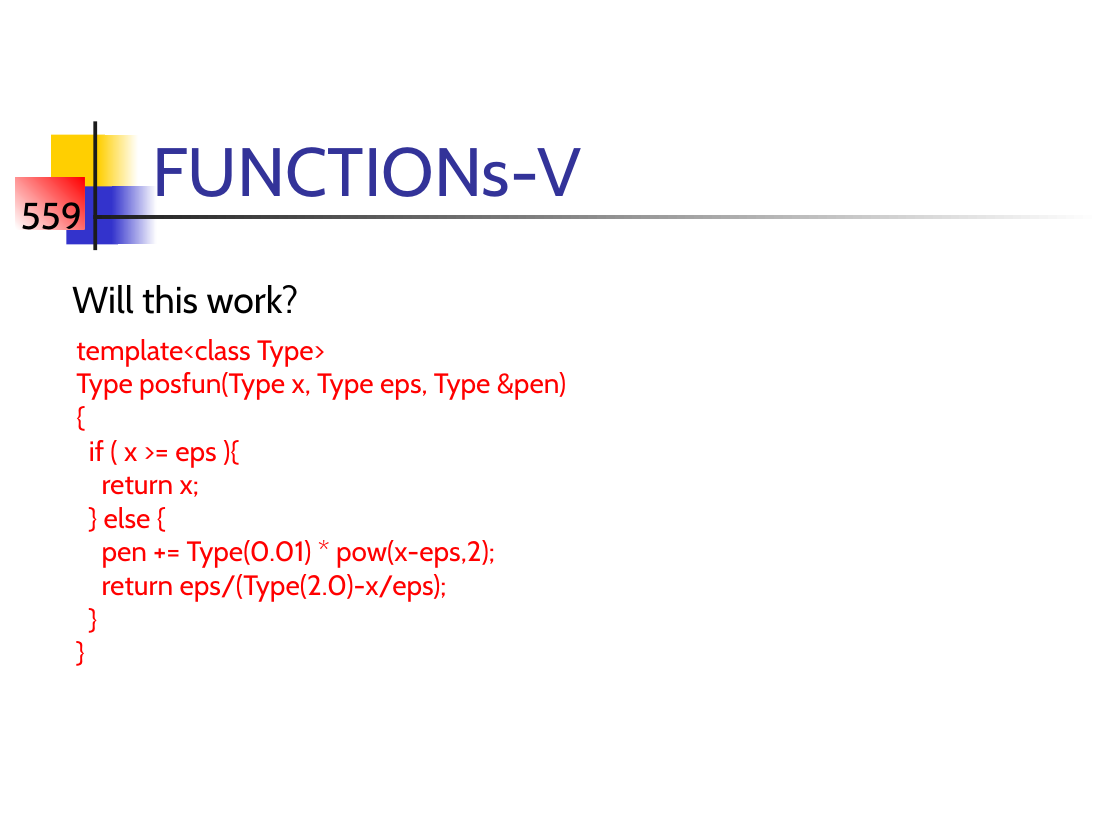
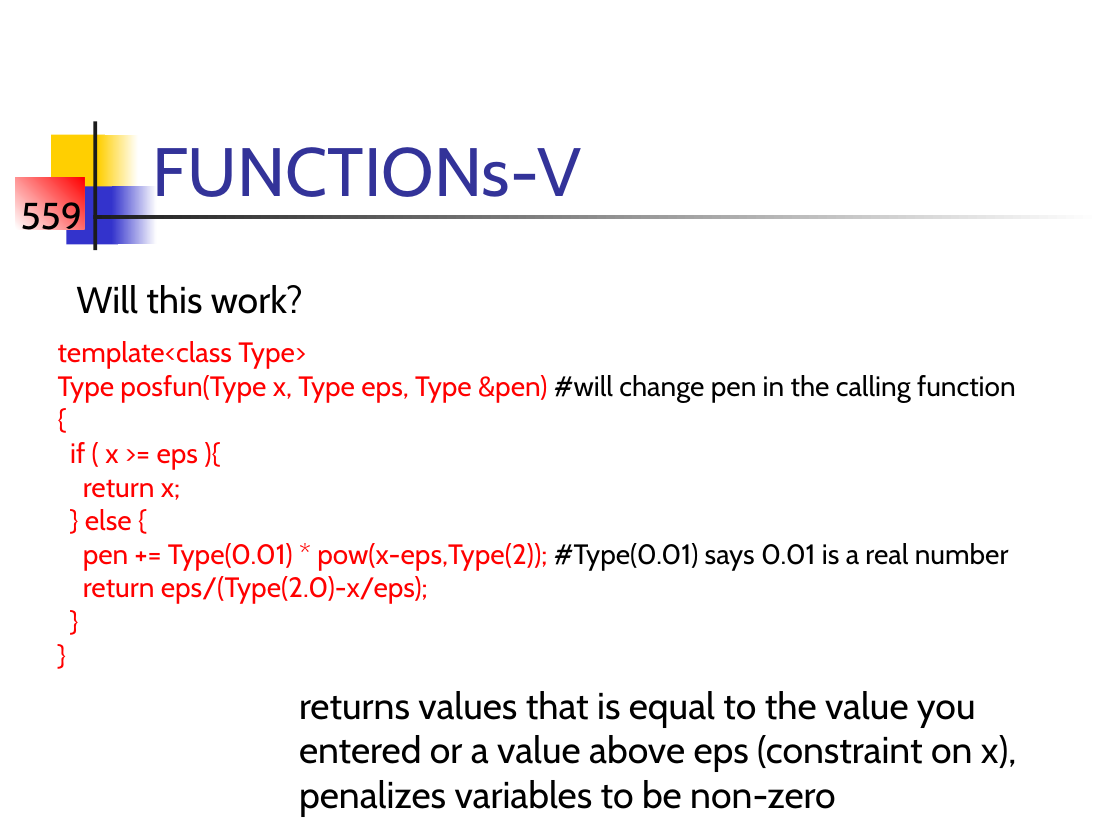
Before and after one commit to briellekwarta19/TMB_workshop, a slide deck: slide 15 of Lectures/LectB.ppt (slide 14 before the commit). Drawn at 1120x840 pixels with LibreOffice and Linux fonts; fonts in the diff are those of the drawing. Boxes give left, top, right and bottom in pixels: in the first picture for what was removed or moved away, otherwise in the second. Text is boxed around its words. In the diff, an @@ line names an element or a change of style, - is before the commit and + after.

```diff
--- a/Lectures/LectB.ppt
+++ b/Lectures/LectB.ppt
@@ text "Will this work?": place and size @@
-text "Will this work?" at bbox=[72, 285, 299, 314]
+text "Will this work?" at bbox=[76, 285, 303, 314]
@@ text "template<class Type>": place and size @@
-text "template<class Type>" at bbox=[76, 339, 566, 602]
+text "template<class Type>" at bbox=[58, 341, 1016, 604]
@@ text at bbox=[58, 375, 1016, 402]: text changed @@
-Type posfun(Type x, Type eps, Type &pen)
+Type posfun(Type x, Type eps, Type &pen) #will change pen in the calling function
@@ text at bbox=[83, 543, 1009, 570]: text changed @@
-pen += Type(0.01) * pow(x-eps,2);
+pen += Type(0.01) * pow(x-eps,Type(2)); #Type(0.01) says 0.01 is a real number
@@ text added at bbox=[299, 691, 1017, 817], 24 pt, text #000000 @@
+returns values that is equal to the value you entered or a value above eps (constraint on x), penalizes variables to be non-zero
```
Also in this commit, not shown: 2 other slides changed, 2 slides added, 39 other files.
